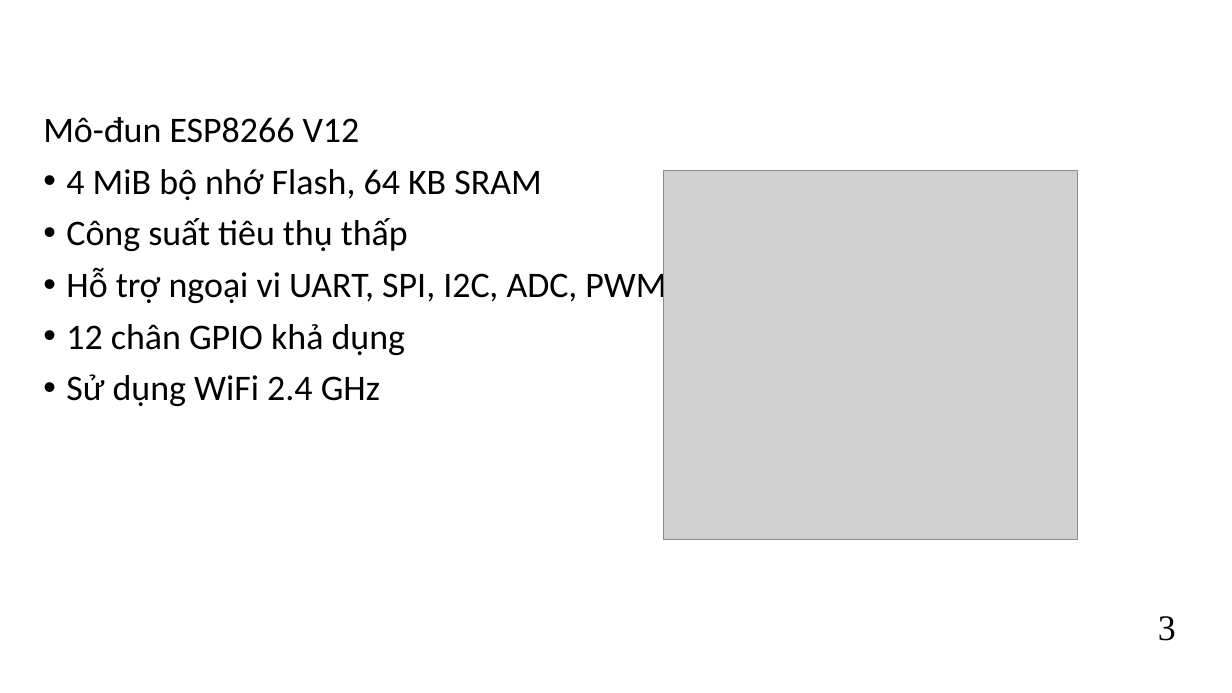
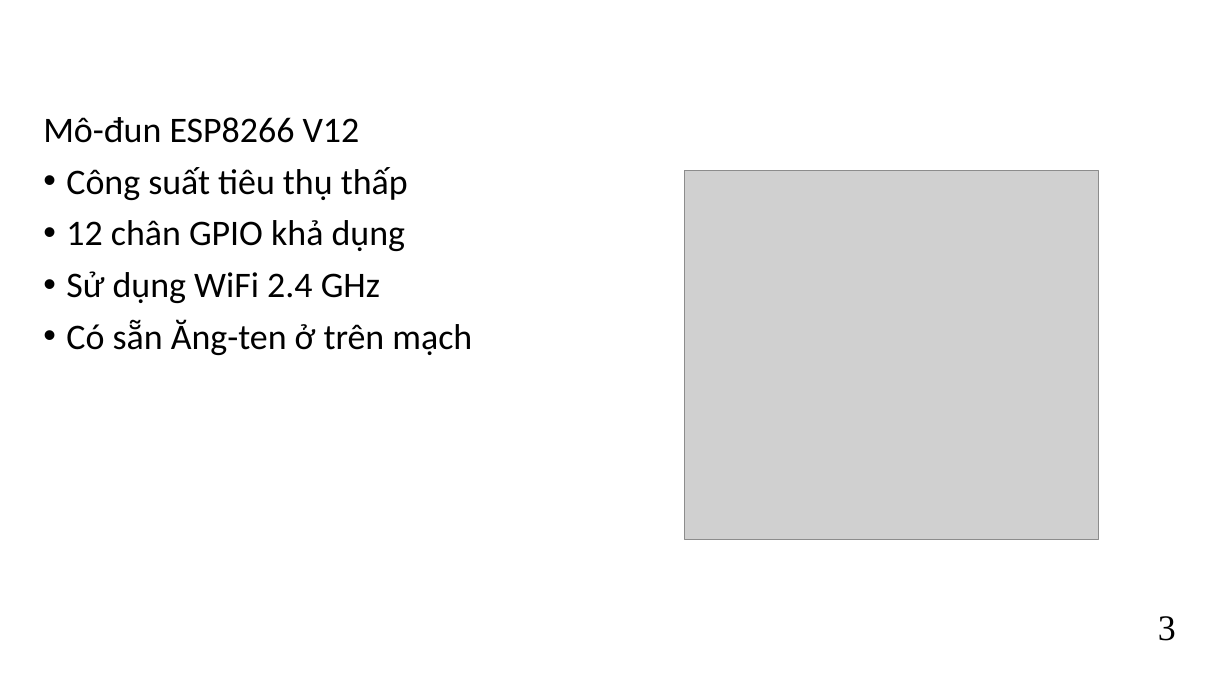
Before and after one commit to kurooroo/DATN, a slide deck: slide 6 of documents/Slide Đồ án tốt nghiệp_Nguyễn Tuấn Anh_REV1.pptx. Drawn at 1232x693 pixels with LibreOffice and Linux fonts; fonts in the diff are those of the drawing; grey boxes stand for pictures; background and template pictures are left out. Boxes give left, top, right and bottom in pixels: in the first picture for what was removed or moved away, otherwise in the second. Text is boxed around its words. In the diff, an @@ line names an element or a change of style, - is before the commit and + after.

```diff
--- a/documents/Slide Đồ án tốt nghiệp_Nguyễn Tuấn Anh_REV1.pptx
+++ b/documents/Slide Đồ án tốt nghiệp_Nguyễn Tuấn Anh_REV1.pptx
@@ text at bbox=[66, 169, 541, 200]: paragraph removed @@
-• 4 MiB bộ nhớ Flash, 64 KB SRAM
@@ picture: place and size @@
-picture at bbox=[664, 171, 1078, 540]
+picture at bbox=[684, 171, 1098, 540]
@@ text at bbox=[66, 267, 666, 306]: paragraph removed @@
-• Hỗ trợ ngoại vi UART, SPI, I2C, ADC, PWM
@@ text at bbox=[66, 319, 472, 355]: paragraph added @@
+• Có sẵn Ăng-ten ở trên mạch
```
Also in this commit, not shown: 12 other slides changed, 3 other files.
